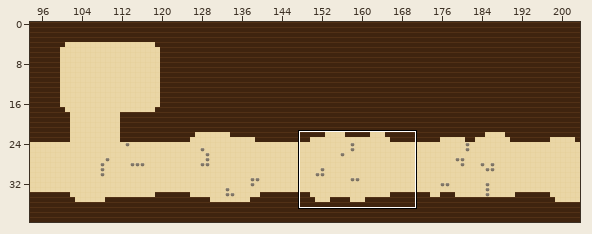
Two versions of a level (Tiled map (JSON), maps/oldones.tmj). Above: a wide view before the commit, with the close-up outlined.
Close-up. As it was:
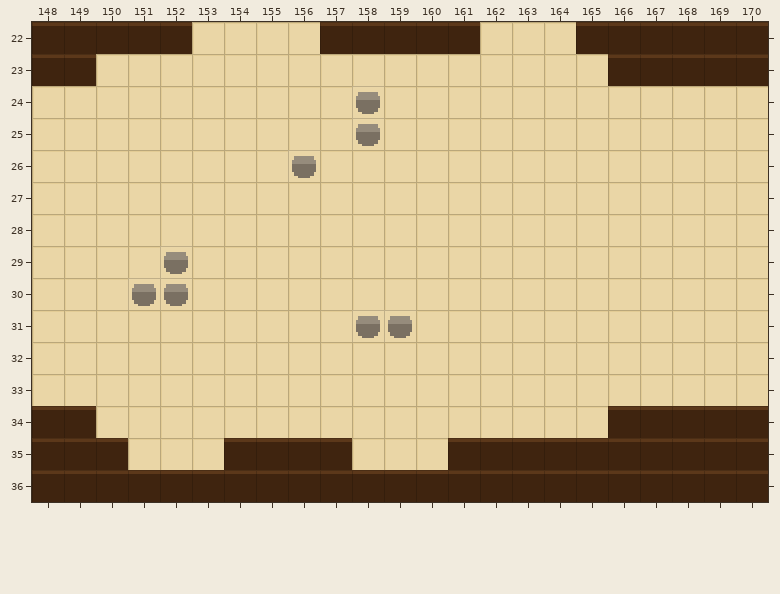
Cells are 16x16 px. Shown: x 148..170, y 22..36. The commit also changed other parts of the map, which this record leaves out.
Once edited:
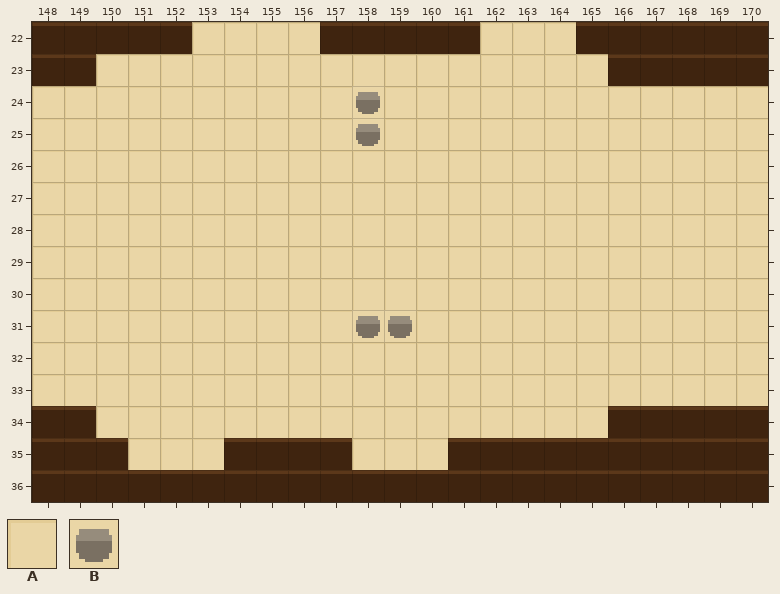
Key: from "draft": A 0, B 4.
_ is an empty cell, . an unchanged one.
What changed:
--- layer "ground"
@@ x 156..156 @@
-26 B
+26 A
@@ x 151..152 @@
-29 .B
-30 BB
+29 .A
+30 AA
